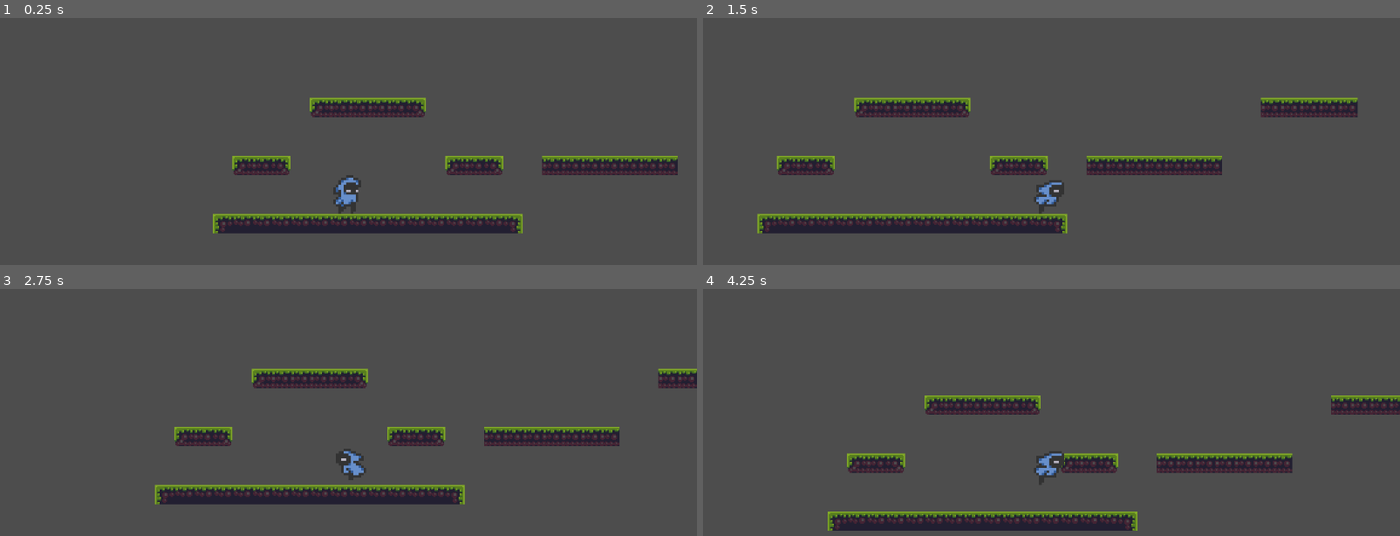
Above: before the commit, frames 1-4 (two rows, left to right).
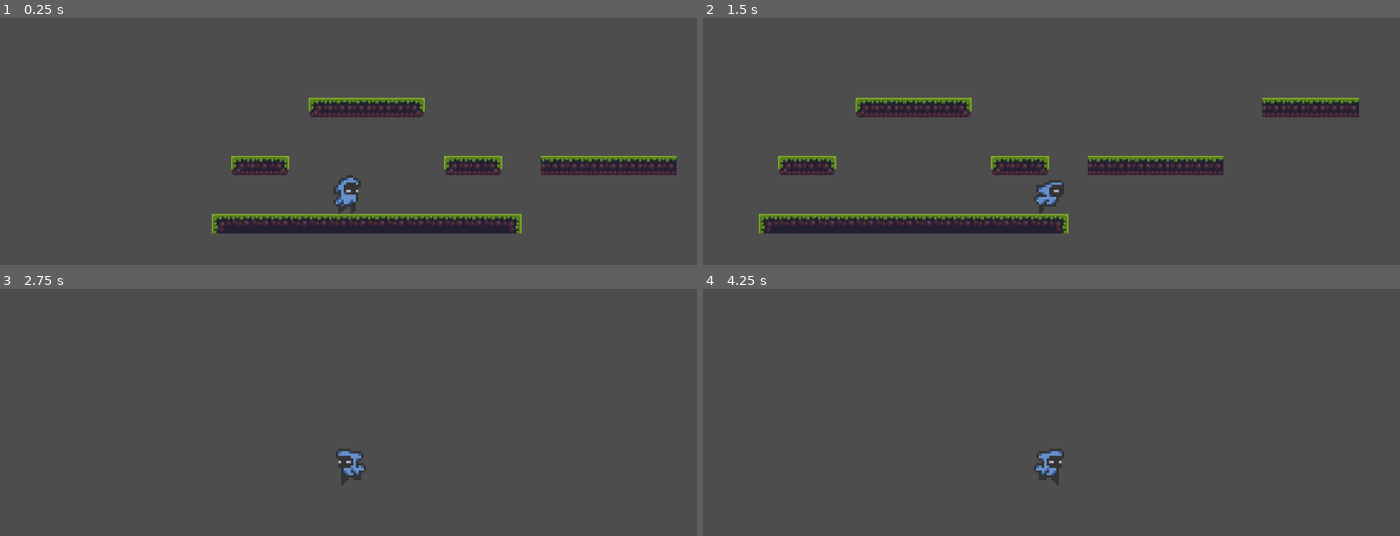
Above: after the commit, the same moments.

Repository: Veddersboy/millennium
Game: Godot game, scene res://Scenes/game.tscn
Same seed, same stepped clock (60 frames per second), same inputs: the game is played once before the commit and once after it.
Inputs (mouse positions are in pixels of both pictures, inside the frame that each line leads up to):
- Up to frame 1 (0.25 s): no input
- Up to frame 2 (1.5 s): move the mouse to (1204, 193) at 0.52 s; hold D (move_right) from 0.53 s (still down); click (1204, 193) at 0.6 s; tap Space (jump) at 0.77 s; move the mouse to (912, 232) at 1.27 s; tap S (crouch) at 1.35 s
- Up to frame 3 (2.75 s): tap Space (jump) at 1.52 s; move the mouse to (418, 397) at 2.02 s; release D (move_right) at 2.03 s; hold A (move_left) from 2.03 s (still down); click (418, 397) at 2.1 s
- Up to frame 4 (4.25 s): move the mouse to (outside the picture) at 2.77 s; release A (move_left) at 2.78 s; hold D (move_right) from 2.78 s (still down); tap S (crouch) at 2.85 s; tap Space (jump) at 3.02, 3.77 s; move the mouse to (outside the picture) at 3.52 s; click (outside the picture) at 3.6 s

The runs differ from the first frame. In frame 1, 1.8% of the frame differs, in the area x 30-98%, y 32-88%; in frame 2, 2.1%; in frame 3, 8.1%; in frame 4, 8.3%, in the area x 17-100%, y 43-98%.

Commit message:
Do not touch the Node2D scale for (player) collision objects.
I just spent 1.5hrs looking for why platform clipping was going on.

Diff:
--- a/Scenes/player.tscn
+++ b/Scenes/player.tscn
@@ -247,8 +247,9 @@
 "speed": 10.0
 }]
 
-[sub_resource type="CircleShape2D" id="CircleShape2D_3smsa"]
-radius = 8.23842
+[sub_resource type="CapsuleShape2D" id="CapsuleShape2D_3smsa"]
+radius = 8.0
+height = 26.0
 
 [node name="Player" type="CharacterBody2D"]
 script = ExtResource("1_cvnsp")
@@ -261,6 +262,5 @@
 frame_progress = 0.00187162
 
 [node name="CollisionShape2D" type="CollisionShape2D" parent="."]
-position = Vector2(0, -10)
-scale = Vector2(0.849678, 1.2)
-shape = SubResource("CircleShape2D_3smsa")
+position = Vector2(0, -13)
+shape = SubResource("CapsuleShape2D_3smsa")
